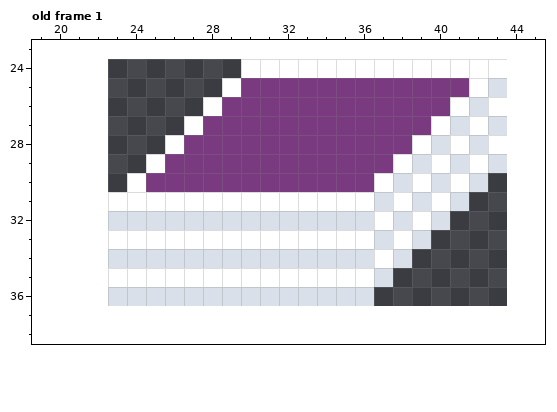
Two states of a pixel-art file, Art/UI/deckIcon.aseprite. That is the earlier state.
21x13 pixels, 1 frame. Shown: old frame 1: x 19..45, y 23..38. The old version is drawn lined up with the new one, on the new canvas. The commit also changed other frames, which this record leaves out.
And afterwards:
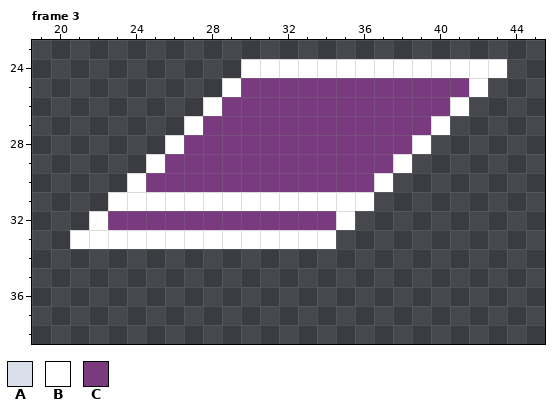
Palette (. is transparent): A #dae0ea  B #ffffff  C #793a80
A new or re-ordered frame is compared with the old frame closest to it.
From old to new:
canvas 21x13 -> 64x64, the old top-left corner now at 23,24
frames 1 -> 9
Frame 3 is new; against old frame 1:
y 25: x 43 A -> .
y 26: x 42..43 AB -> ..
y 27: x 41..43 ABA -> ...
y 28: x 40..43 ABAB -> ....
y 29: x 39..43 ABABA -> .....
y 30: x 38..42 ABABA -> .....
y 31: x 37..41 ABABA -> .....
y 32: x 22..40 .AAAAAAAAAAAAAABABA -> BCCCCCCCCCCCCB.....
y 33: x 21..22 .. -> BB; x 35..39 BBABA -> .....
y 34: x 23..38 AAAAAAAAAAAAAABA -> ................
y 35: x 23..37 BBBBBBBBBBBBBBA -> ...............
y 36: x 23..36 AAAAAAAAAAAAAA -> ..............
